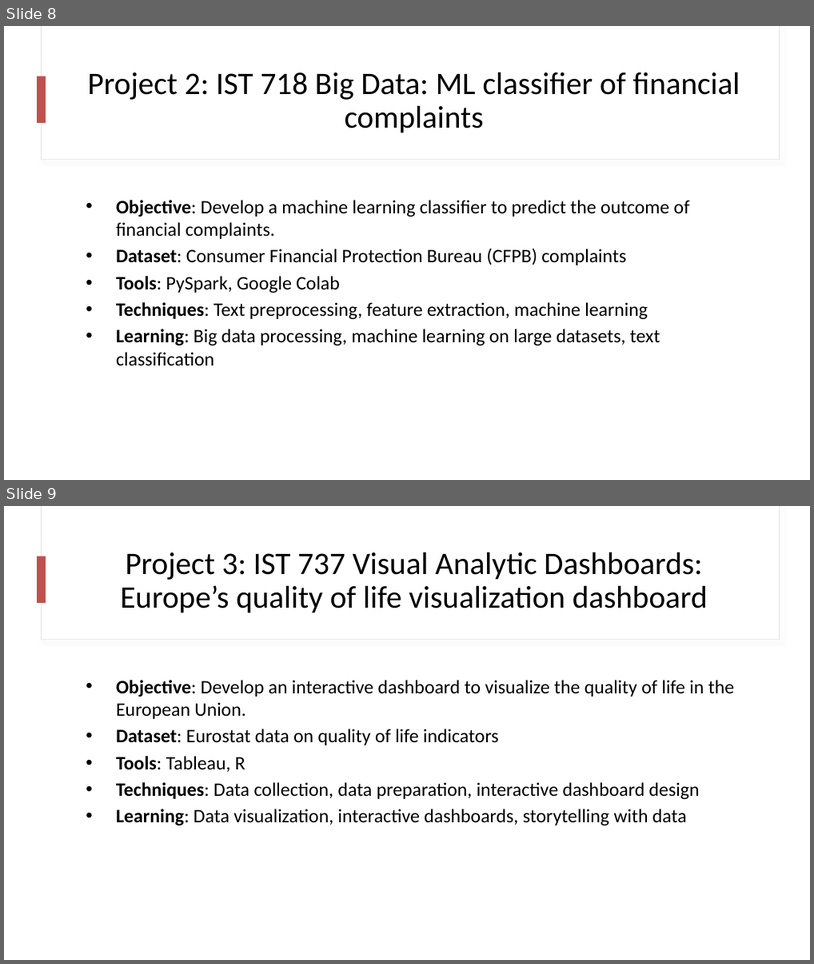
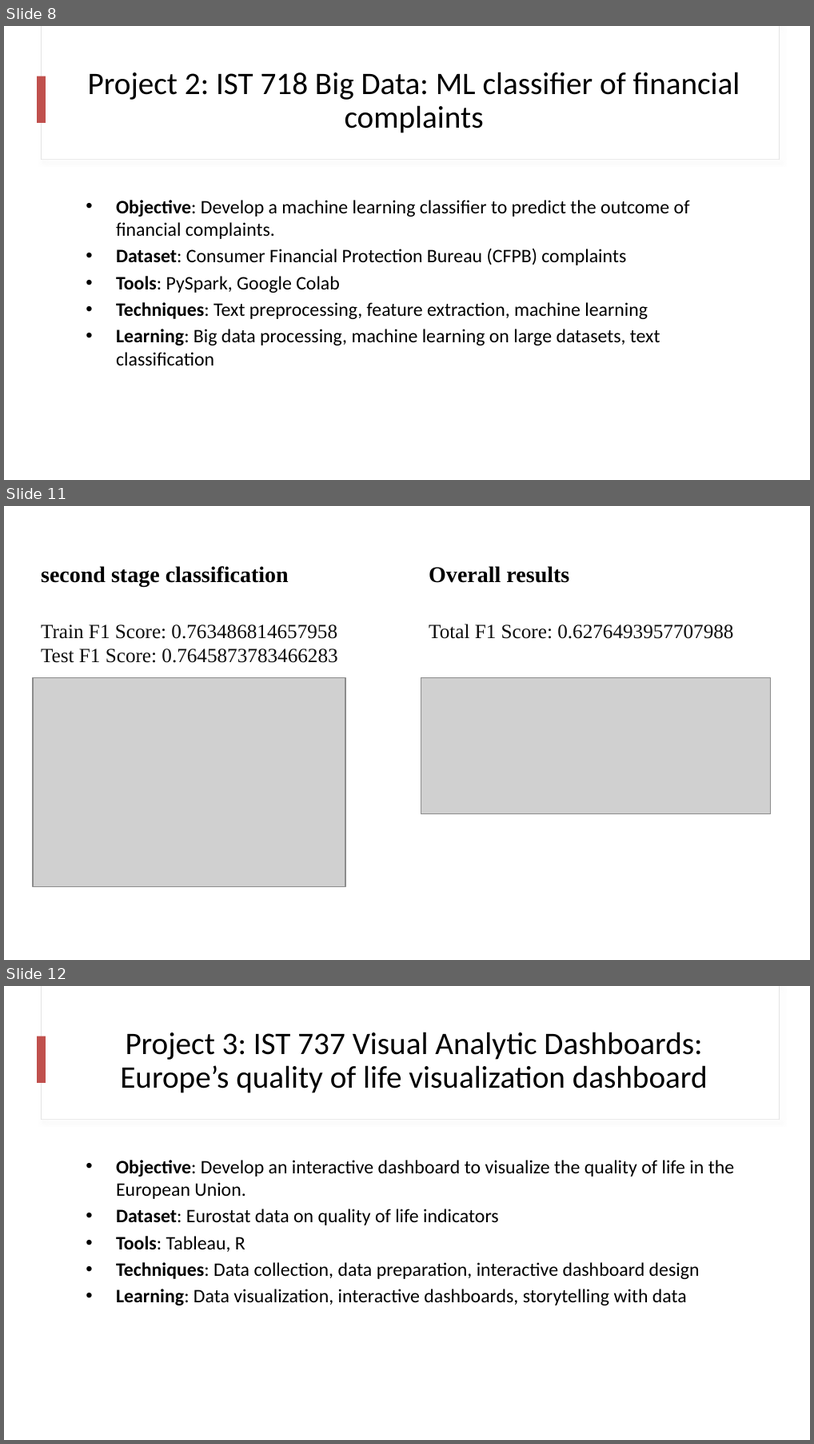
Before and after one commit to francoarenas91/IST782_Appled_Portfolio, a slide deck: presentation_final.pptx. Shown one above the other, each under a label of ours: slides 8 and 9 before the commit, slides 8, 11 and 12 after it; the slides between them are not shown. The pictures are 814x964 and 814x1444 pixels, drawn with LibreOffice and Linux fonts; fonts in the diff are those of the drawing; grey boxes stand for pictures. Boxes give left, top, right and bottom in pixels: in the first picture for what was removed or moved away, otherwise in the second. Text is boxed around its words. In the diff, an @@ line names an element or a change of style, - is before the commit and + after.

```diff
--- a/presentation_final.pptx
+++ b/presentation_final.pptx
@@ slide 11 added at [4,506,810,960], background #FFFFFF @@
@@ text added at [41,566,289,586], 20 pt, text #000000, bold @@
+second stage classification
@@ text added at [429,566,570,583], 20 pt, text #000000, bold @@
+Overall results
@@ text added at [41,624,338,663], 18 pt, text #0D0D0D @@
+Train F1 Score: 0.763486814657958
+Test F1 Score: 0.7645873783466283
@@ text added at [429,624,734,639], 18 pt, text #0D0D0D @@
+Total F1 Score: 0.6276493957707988
@@ picture added at [33,678,346,887] @@
@@ picture added at [421,678,771,814] @@
@@ what was slide 9 is now slide 12 @@
```
Also in this commit, not shown: 1 slide changed, 2 other slides added, 3 other files.
